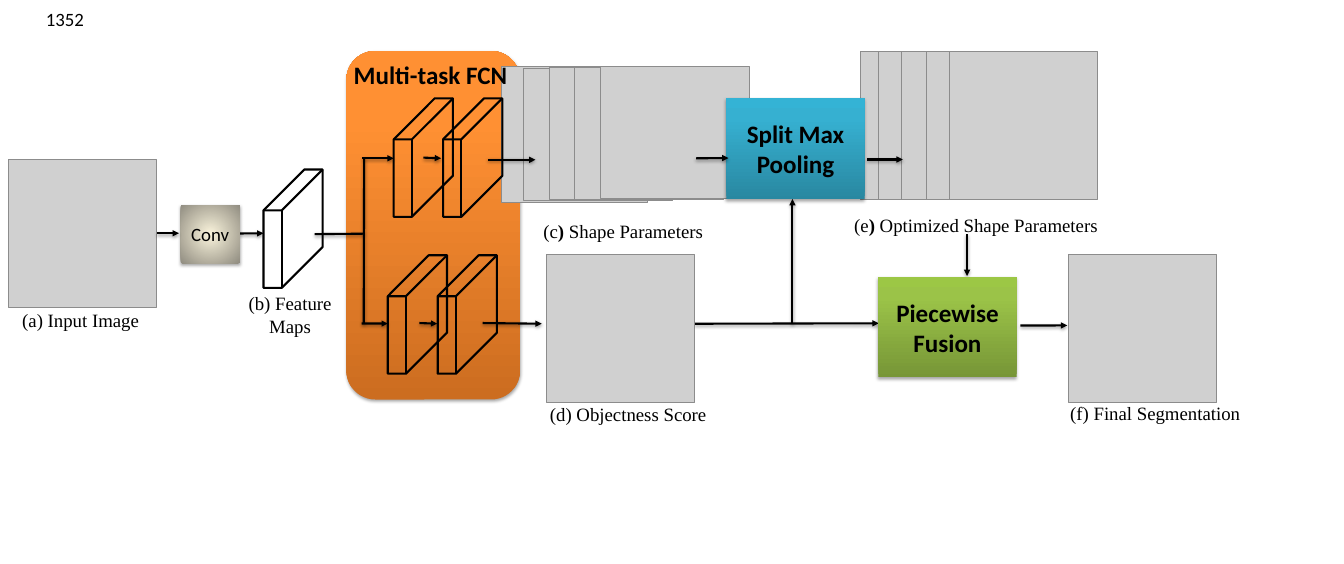
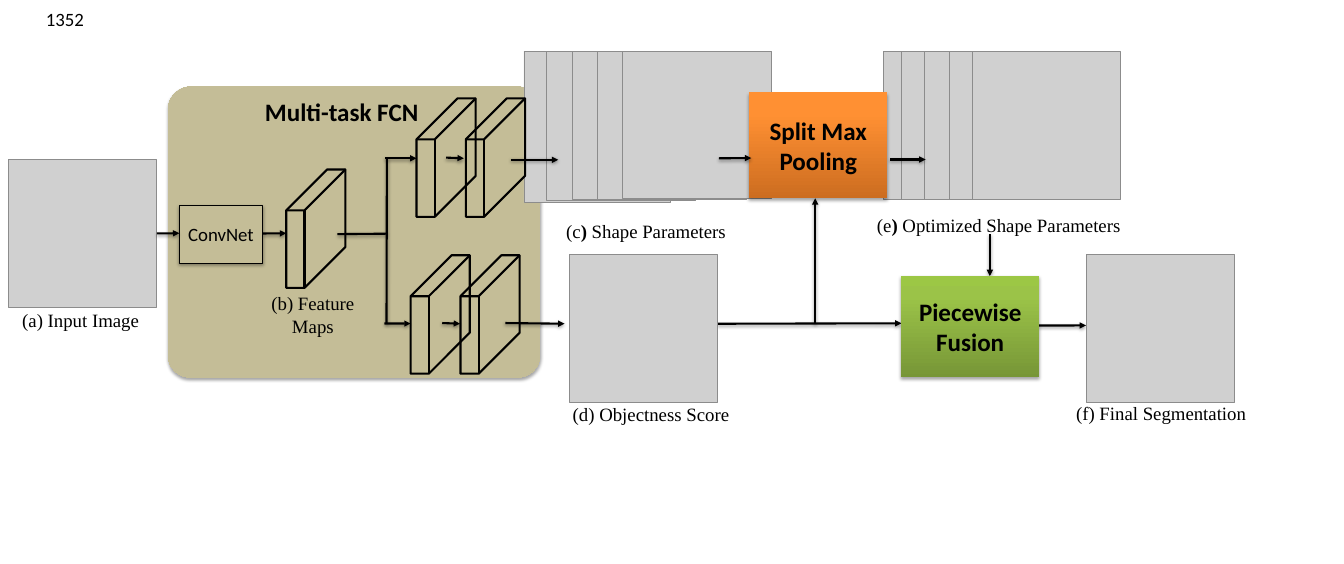
Before and after one commit to mboboUSTC/SCNN, a slide deck: slide 1 of paper/figures/FigDSAN/FigDSAN.pptx. Drawn at 1344x564 pixels with LibreOffice and Linux fonts; fonts in the diff are those of the drawing; grey boxes stand for pictures. Boxes give left, top, right and bottom in pixels: in the first picture for what was removed or moved away, otherwise in the second. Text is boxed around its words. In the diff, an @@ line names an element or a change of style, - is before the commit and + after.

```diff
--- a/paper/figures/FigDSAN/FigDSAN.pptx
+++ b/paper/figures/FigDSAN/FigDSAN.pptx
@@ picture: place and size @@
-picture at [501,66,647,202]
+picture at [524,51,670,203]
@@ picture: place and size @@
-picture at [524,68,673,201]
+picture at [546,51,695,201]
@@ picture: place and size @@
-picture at [549,67,698,198]
+picture at [572,51,721,199]
@@ picture: place and size @@
-picture at [574,67,723,198]
+picture at [598,51,746,199]
@@ picture: place and size @@
-picture at [600,66,749,198]
+picture at [622,51,771,198]
@@ rounded rectangle: place and size @@
-rounded rectangle at [347,51,520,399]
+rounded rectangle at [168,86,540,377]
@@ rounded rectangle at [168,86,540,377]: fill gradient #CC6E20 to #FF9034 to #FF9136 to #C4BD97; outline none to #C4BD97 0.75 pt; proportions changed @@
@@ text "Multi-task FCN" rewrapped from [354,66,507,91] to [265,103,418,121] @@
@@ rectangle "Split Max Pooling": place and size @@
-rectangle "Split Max Pooling" at [726,98,864,199]
+rectangle "Split Max Pooling" at [749,92,887,198]
@@ rectangle "Split Max Pooling" at [749,92,887,198]: fill gradient #2A88A2 to #37B1D2 to #34B4D6 to gradient #CC6E20 to #FF9034 to #FF9136 @@
@@ rectangle "ConvNet": place and size @@
-rectangle "ConvNet" at [180,205,240,263]
+rectangle "ConvNet" at [180,205,263,263]
@@ rectangle "ConvNet" at [180,205,263,263]: fill gradient #FCF7DD to #918E81 to #C4BD97; outline none to #000000 1 pt @@
@@ text in rectangle at [188,229,254,241]: text changed @@
-Conv
+ConvNet
@@ 6 arrows, 3 pictures, 2 texts, 2 cubes, 1 line: place and size @@
-6 arrows, 3 pictures, 2 texts, 2 cubes, 1 line at [240,51,1216,425]
+6 arrows, 3 pictures, 2 texts, 2 cubes, 1 line at [262,51,1234,425]
@@ 7 arrows, 4 pictures, 3 cubes, 2 texts, 1 rectangle, 1 line: place and size @@
-7 arrows, 4 pictures, 3 cubes, 2 texts, 1 rectangle, 1 line at [249,51,1097,402]
+7 arrows, 4 pictures, 3 cubes, 2 texts, 1 rectangle, 1 line at [271,51,1120,402]
@@ text "(f) Final Segmentation": place and size @@
-text "(f) Final Segmentation" at [1070,406,1240,424]
+text "(f) Final Segmentation" at [1076,406,1246,424]
```
Also in this commit, not shown: 10 other files.
